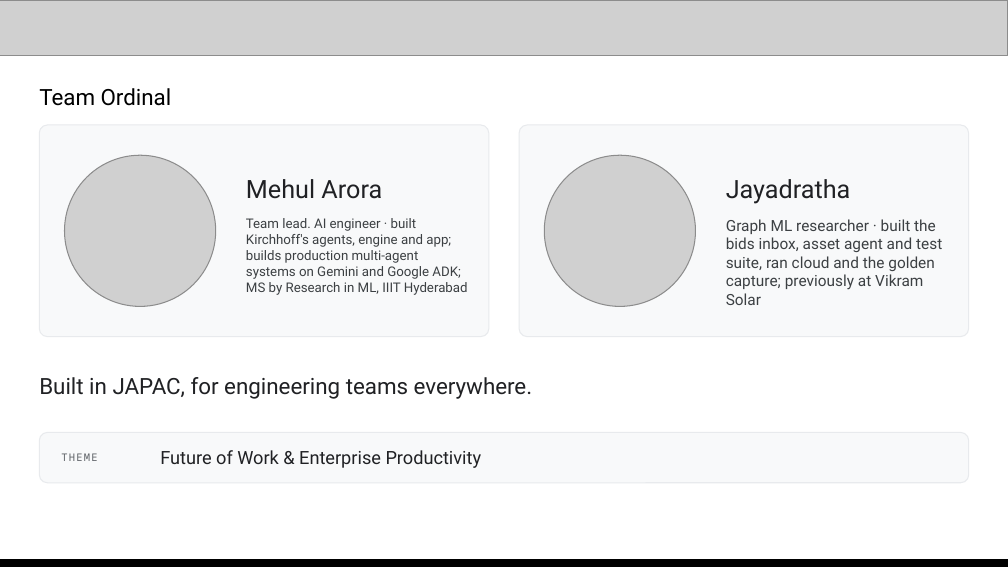
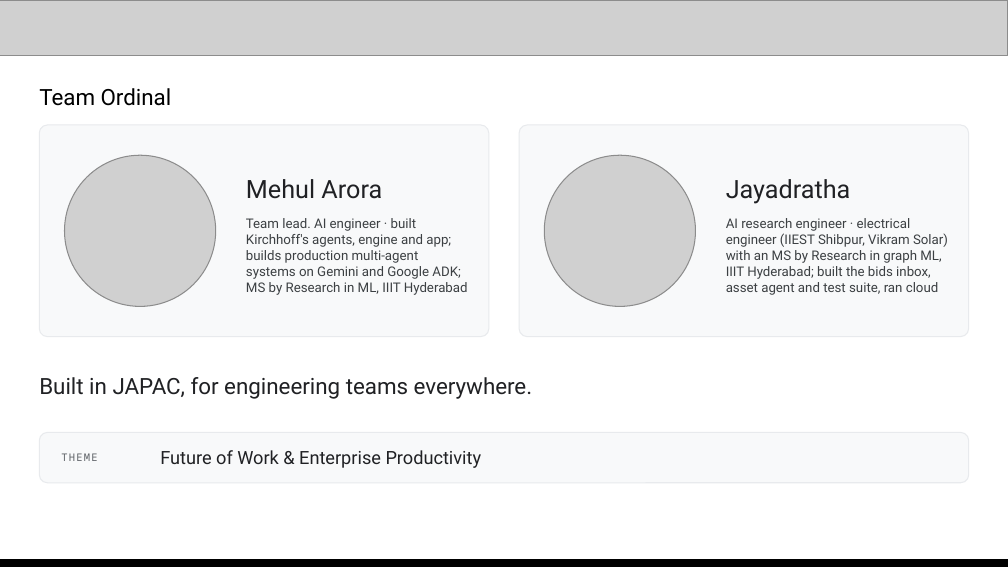
Before and after one commit to mehular0ra/kirchhoff, a slide deck: slide 14 of docs/submission/deck/Kirchhoff-AI-Builder-Cup.pptx. Drawn at 1008x567 pixels with LibreOffice and Linux fonts; fonts in the diff are those of the drawing; grey boxes stand for pictures. Boxes give left, top, right and bottom in pixels: in the first picture for what was removed or moved away, otherwise in the second. Text is boxed around its words. In the diff, an @@ line names an element or a change of style, - is before the commit and + after.

```diff
--- a/docs/submission/deck/Kirchhoff-AI-Builder-Cup.pptx
+++ b/docs/submission/deck/Kirchhoff-AI-Builder-Cup.pptx
@@ text at (726, 218, 948, 295): text changed; size 11 to 9.5 pt @@
-Graph ML researcher · built the bids inbox, asset agent and test suite, ran cloud and the golden capture; previously at Vikram Solar
+AI research engineer · electrical engineer (IIEST Shibpur, Vikram Solar) with an MS by Research in graph ML, IIIT Hyderabad; built the bids inbox, asset agent and test suite, ran cloud
```
Also in this commit, not shown: 1 other file.
